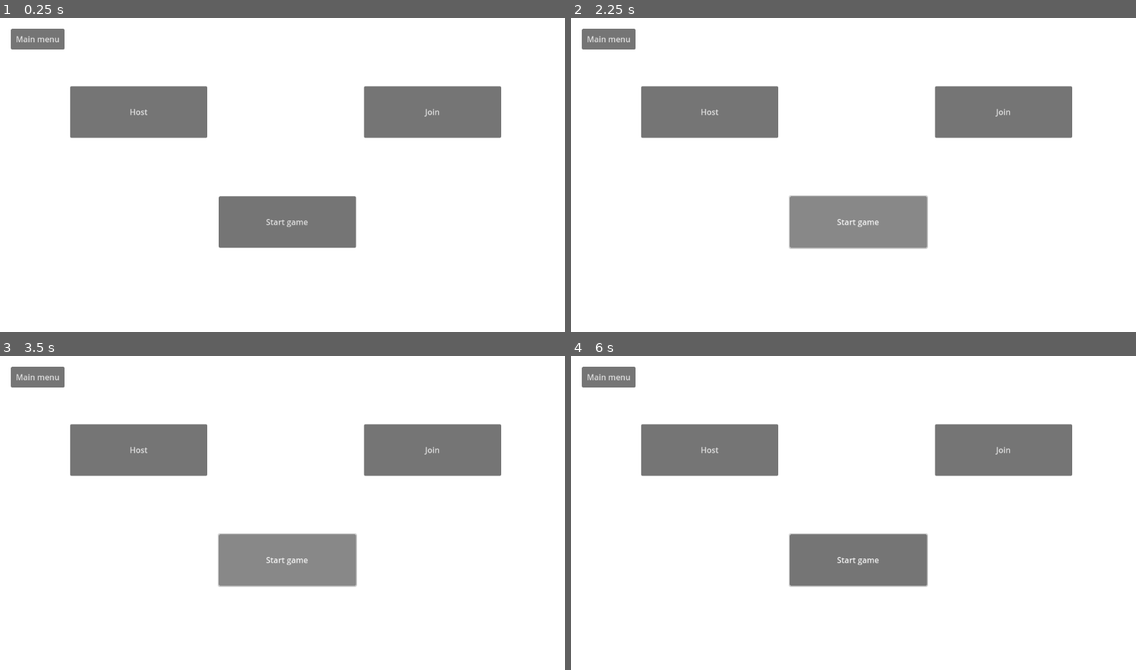
Above: before the commit, frames 1-4 (two rows, left to right).
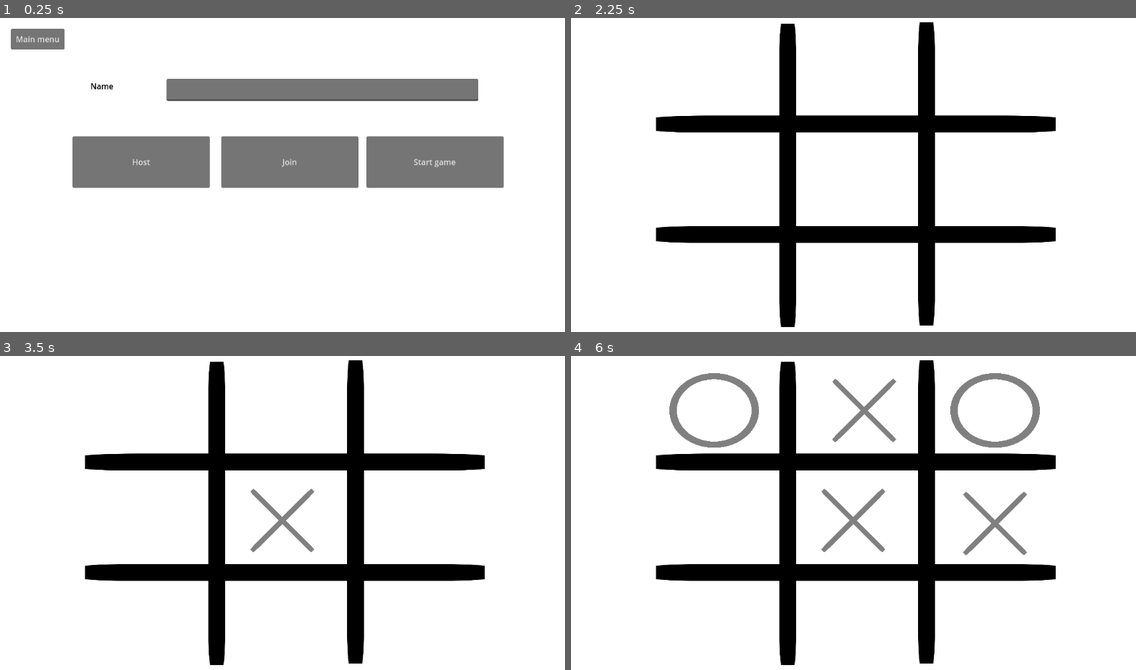
Above: after the commit, the same moments.

Repository: im-shashank/Tick-Tack-Toe
Game: Godot game, scene res://scenes/multiplayer_host_or_join.tscn
Two runs of this game, one before a commit and one after it. Both use one fixed random seed, a clock stepped at 60 frames per second and the inputs below. This scene is started directly instead of the project's main scene. The engine's default icon, where the game draws it, is replaced by a stand-in: a white triangle on a blue panel in a dark square.
Inputs (mouse positions are in pixels of both pictures, inside the frame that each line leads up to):
- Up to frame 1 (0.25 s): no input
- Up to frame 2 (2.25 s): click "Host" at 0.5 s; click "Join" at 1.25 s; click "Start game" at 2 s
- Up to frame 3 (3.5 s): click (288, 560) at 2.75 s, where only the run before the commit has a clickable "Start game"
- Up to frame 4 (6 s): click (717, 409) at 3.52 s; click (853, 409) at 4.27 s; click (994, 409) at 5.02 s; click (994, 516) at 5.77 s

The runs differ from the first frame. In frame 1, 25% of the frame differs, in the area x 12-90%, y 19-74%; in frame 2, 22%; in frame 3, 22%; in frame 4, 24%.
Error before the commit: Attempt to call function 'compress' in base 'null instance' on a null instance. (res://scenes/scripts/multiplayer_host_or_join.gd:58)
Error after the commit: Attempt to call function 'compress' in base 'null instance' on a null instance. (res://scenes/scripts/multiplayer_host_or_join.gd:79)

Commit message:
Trying to add multiplayer but it isn't working :(

Diff:
--- a/project.godot
+++ b/project.godot
@@ -14,3 +14,7 @@
 run/main_scene="res://scenes/start_menu.tscn"
 config/features=PackedStringArray("4.3", "Forward Plus")
 config/icon="res://icon.svg"
+
+[autoload]
+
+MultiplayerManager="*res://scenes/scripts/MultiplayerManager.gd"
--- a/scenes/multiplayer.tscn
+++ b/scenes/multiplayer.tscn
@@ -3,7 +3,7 @@
 [ext_resource type="PackedScene" uid="uid://cqn8i5to1cg12" path="res://scenes/multiplayer_main.tscn" id="1_rykwk"]
 [ext_resource type="Script" path="res://scenes/scripts/multi_player.gd" id="2_cxqjd"]
 
-[node name="Co-op" type="Node2D"]
+[node name="multiplayer" type="Node2D"]
 
 [node name="Main" parent="." instance=ExtResource("1_rykwk")]
 position = Vector2(7, 3)
--- a/scenes/multiplayer_host_or_join.tscn
+++ b/scenes/multiplayer_host_or_join.tscn
@@ -6,6 +6,9 @@
 
 [sub_resource type="ShaderMaterial" id="ShaderMaterial_khe3r"]
 shader = ExtResource("2_l4cx3")
+
+[sub_resource type="LabelSettings" id="LabelSettings_n5vqj"]
+font_color = Color(0, 0, 0, 1)
 
 [node name="main" type="Node2D"]
 script = ExtResource("1_gfyrb")
@@ -19,17 +22,17 @@
 [node name="Buttons" type="Node2D" parent="."]
 
 [node name="Host" type="Button" parent="Buttons"]
-offset_left = 151.0
-offset_top = 145.165
-offset_right = 427.0
-offset_bottom = 249.165
+offset_left = 156.0
+offset_top = 246.0
+offset_right = 432.0
+offset_bottom = 350.0
 text = "Host"
 
 [node name="Join" type="Button" parent="Buttons"]
-offset_left = 742.0
-offset_top = 145.165
-offset_right = 1018.0
-offset_bottom = 249.165
+offset_left = 455.0
+offset_top = 246.0
+offset_right = 731.0
+offset_bottom = 350.0
 text = "Join"
 
 [node name="Main menu" type="Button" parent="Buttons"]
@@ -40,12 +43,29 @@
 text = "Main menu"
 
 [node name="StartGame" type="Button" parent="Buttons"]
-offset_left = 450.0
-offset_top = 366.77
-offset_right = 726.0
-offset_bottom = 470.77
+offset_left = 747.0
+offset_top = 246.0
+offset_right = 1023.0
+offset_bottom = 350.0
 text = "Start game
 "
+
+[node name="LineEdit" type="LineEdit" parent="Buttons"]
+offset_left = 345.0
+offset_top = 130.0
+offset_right = 972.0
+offset_bottom = 175.0
+
+[node name="Label" type="Label" parent="Buttons/LineEdit"]
+layout_mode = 0
+offset_left = -198.0
+offset_top = 3.0
+offset_right = -60.0
+offset_bottom = 26.0
+text = "Name"
+label_settings = SubResource("LabelSettings_n5vqj")
+horizontal_alignment = 1
+vertical_alignment = 1
 
 [connection signal="pressed" from="Buttons/Host" to="." method="_on_host_pressed"]
 [connection signal="pressed" from="Buttons/Join" to="." method="_on_join_pressed"]
--- a/scenes/multiplayer_main.tscn
+++ b/scenes/multiplayer_main.tscn
@@ -1,6 +1,6 @@
 [gd_scene load_steps=12 format=3 uid="uid://cqn8i5to1cg12"]
 
-[ext_resource type="Script" path="res://scenes/scripts/Co-op.gd" id="1_hy757"]
+[ext_resource type="Script" path="res://scenes/scripts/multi_player.gd" id="1_3u6m5"]
 [ext_resource type="Shader" path="res://scenes/shaders/main.gdshader" id="2_lctpg"]
 [ext_resource type="Texture2D" uid="uid://btepcttr42vi3" path="res://icon.svg" id="3_auao8"]
 [ext_resource type="Shader" path="res://scenes/shaders/line1.gdshader" id="4_lb2w0"]
@@ -19,7 +19,7 @@
 shader = ExtResource("7_0l4ni")
 
 [node name="Main" type="Node2D"]
-script = ExtResource("1_hy757")
+script = ExtResource("1_3u6m5")
 
 [node name="background" type="Sprite2D" parent="."]
 material = SubResource("ShaderMaterial_7b5x3")
--- /dev/null
+++ b/scenes/scripts/MultiplayerManager.gd
@@ -0,0 +1,23 @@
+extends Node
+
+
+var Players = {}
+
+var Grid = [
+	["", "", ""],
+	["", "", ""],
+	["", "", ""]
+]
+
+var CurrentTurn = "x"
+
+var Turn = 0
+
+var Winner = ""
+
+func _ready() -> void:
+    pass
+
+
+func _process(delta):
+    pass
--- a/scenes/scripts/multiplayer_host_or_join.gd
+++ b/scenes/scripts/multiplayer_host_or_join.gd
@@ -15,7 +15,6 @@
 func _process(delta: float) -> void:
 	pass
 
-
 func peer_connected(id):
 	print("peer_connected ", id)
 
@@ -25,11 +24,34 @@
 
 
 func connected_to_server():
-	print("connected_to_server")
+	sendPlayerInformation.rpc($Buttons/LineEdit.text, multiplayer.get_unique_id())
 
 
 func server_disconnected():
 	print("server_disconnected")
+
+
+@rpc("any_peer")
+func sendPlayerInformation(name, id):
+	if !MultiplayerManager.Players.has(id):
+		print("did not find " + str(id) + " player id so adding it")
+		MultiplayerManager.Players[id] = {
+			"name": name,
+			"id": id
+		}
+
+	elif multiplayer.is_server():
+		print(MultiplayerManager.Players)
+		for i in MultiplayerManager.Players:
+			sendPlayerInformation(MultiplayerManager.Players[i].name, i)
+
+
+#let's load multiplayer scene
+@rpc("any_peer", "call_local")
+func start_game():
+	var scene = load("res://scenes/multiplayer.tscn").instantiate()
+	get_tree().root.add_child(scene)
+	self.hide()
 
 
 func _on_main_menu_pressed() -> void:
@@ -38,7 +60,6 @@
 
 #this function will be called when the player wants to host a session
 func _on_host_pressed() -> void:
-	print("host session")
 	peer = ENetMultiplayerPeer.new()
 	var error = peer.create_server(port, 2)
 	if error != OK:
@@ -48,11 +69,11 @@
 
 	multiplayer.set_multiplayer_peer(peer)
 	print("waiting for players!")
+	sendPlayerInformation($Buttons/LineEdit.text, multiplayer.get_unique_id())
 
 
 #this function will be called when the player wants to join a session
 func _on_join_pressed() -> void:
-	print("join session")
 	peer = ENetMultiplayerPeer.new()
 	peer.create_client(address, port)
 	peer.get_host().compress(ENetConnection.COMPRESS_RANGE_CODER)
@@ -61,4 +82,4 @@
 
 #this function will be called to start the game
 func _on_start_game_pressed() -> void:
-	print("start game")
+	start_game.rpc()
Not shown: 1 places in scenes/multiplayer_host_or_join.tscn that only renumber resources
